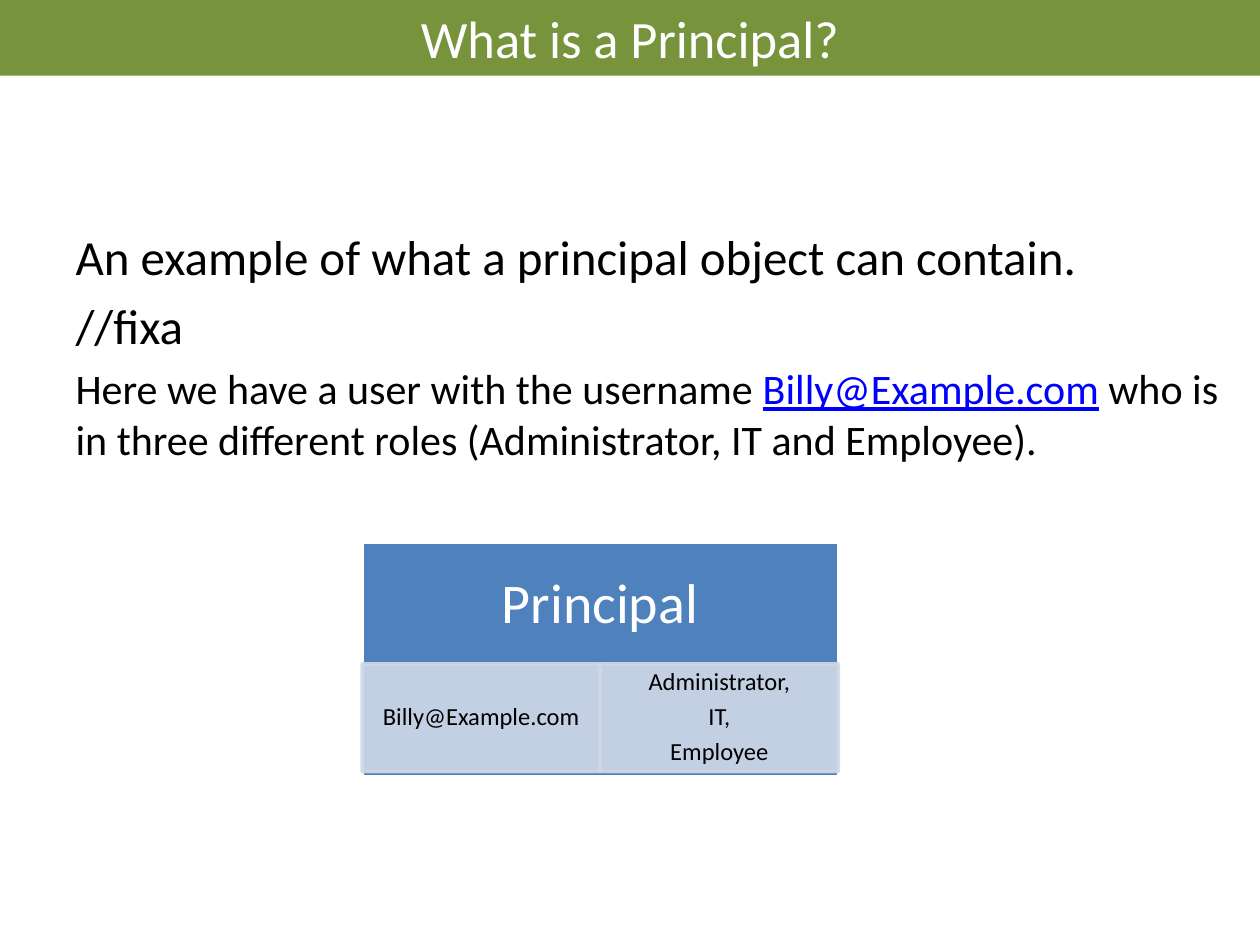
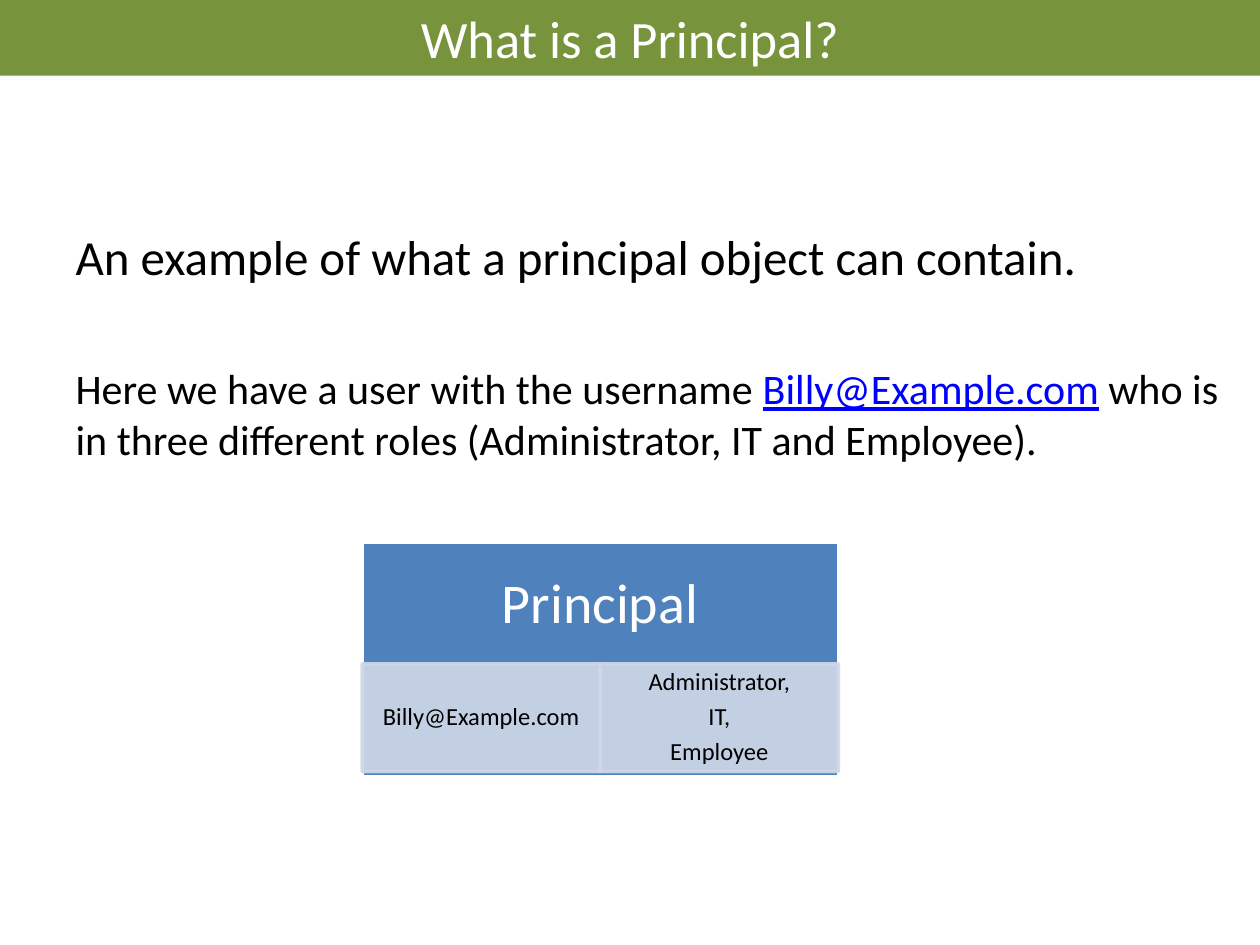
Before and after one commit to AndreasElffors/ProjectIdentity, a slide deck: slide 24 of Documents/Slides/Identity-SecurityFundamentals.pptx. Drawn at 1260x945 pixels with LibreOffice and Linux fonts; fonts in the diff are those of the drawing; background and template pictures are left out. Boxes give left, top, right and bottom in pixels: in the first picture for what was removed or moved away, otherwise in the second. Text is boxed around its words. In the diff, an @@ line names an element or a change of style, - is before the commit and + after.

```diff
--- a/Documents/Slides/Identity-SecurityFundamentals.pptx
+++ b/Documents/Slides/Identity-SecurityFundamentals.pptx
@@ text at (76, 310, 183, 346): paragraph removed @@
-//fixa
```
Also in this commit, not shown: 2 other slides changed, 17 other files.
